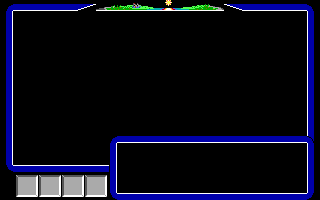
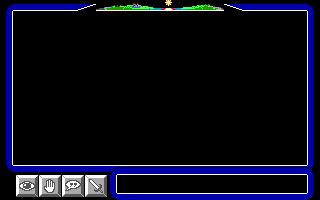
Layers edited between the first and the second 320×200 image:
hid "Window2" over box(109, 136, 314, 175)
painted on "Buttons" over box(16, 175, 107, 197)
showed "StatusWindow" over box(110, 167, 314, 175)
